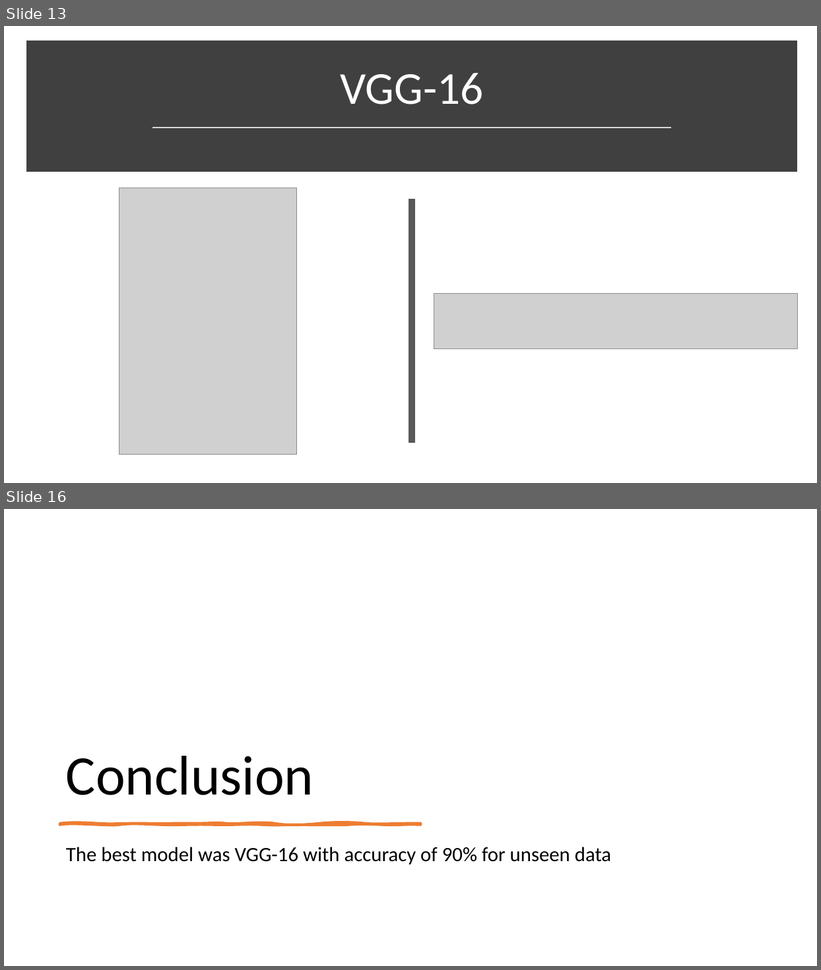
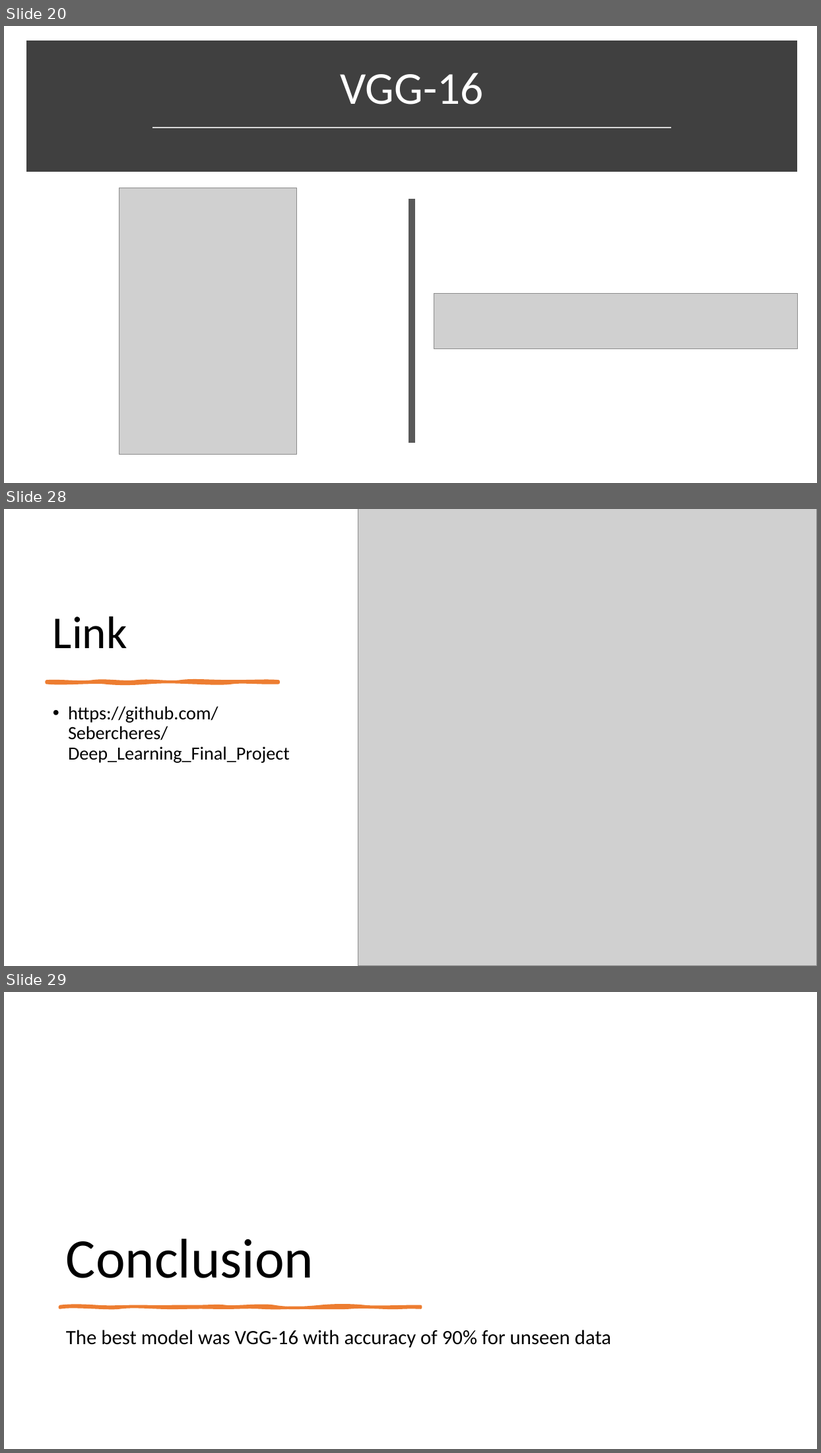
Before and after one commit to Sebercheres/Deep_Learning_Final_Project, a slide deck: Brain MRI Images for Brain Tumor Detection.pptx. Shown one above the other, each under a label of ours: slides 13 and 16 before the commit, slides 20, 28 and 29 after it; the slides between them are not shown. The pictures are 821x970 and 821x1453 pixels, drawn with LibreOffice and Linux fonts; fonts in the diff are those of the drawing; grey boxes stand for pictures. Boxes give left, top, right and bottom in pixels: in the first picture for what was removed or moved away, otherwise in the second. Text is boxed around its words. In the diff, an @@ line names an element or a change of style, - is before the commit and + after.

```diff
--- a/Brain MRI Images for Brain Tumor Detection.pptx
+++ b/Brain MRI Images for Brain Tumor Detection.pptx
@@ slide 28 added at <box>4,509,817,966</box>, background #FFFFFF @@
@@ picture added at <box>358,509,817,966</box> @@
@@ title added at <box>53,617,127,648</box>, 54 pt, text #000000 @@
+Link
@@ freeform shape added at <box>47,682,279,683</box>, fill #ED7D31, outline #ED7D31 3.5 pt @@
@@ text added at <box>68,706,290,763</box>, 22 pt, text #000000 @@
+• https://github.com/Sebercheres/Deep_Learning_Final_Project
@@ what was slide 13 is now slide 20 @@
@@ what was slide 16 is now slide 29 @@
```
Also in this commit, not shown: 3 slides changed, 12 other slides added, 1 other file.
